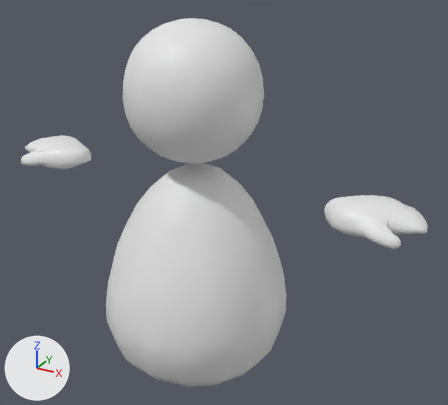
Before and after pictures for a commit that changed the FBX model vrtest1/Assets/Mesh/arbeit_rig.fbx.
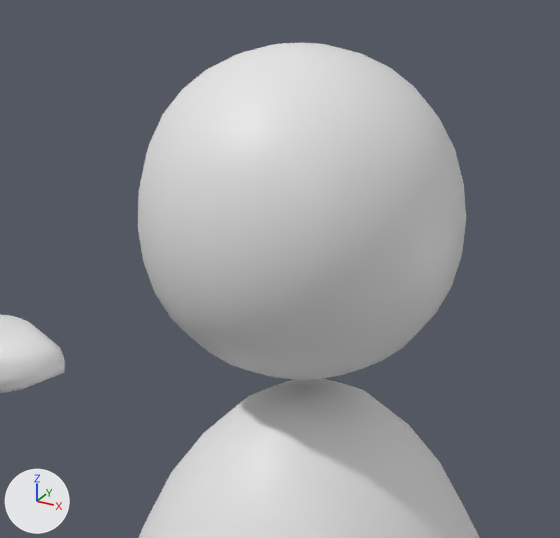
There are two pictures of each version: one whole from a 50 mm lens placed at (1.327, -2.151, 1.977), pointed at (0.103, 0.075, 0.865), one close up on the part from 14% to 68% of the width and 0% to 57% of the height. Arrows for +X, +Y and +Z are at lower left; the lights stay in place. Materials are left out; every surface is plain grey. Where no turn or scale is listed for an object, it has been applied to the vertices.

Objects in the first close-up: 'body', 'handR', 'head'.
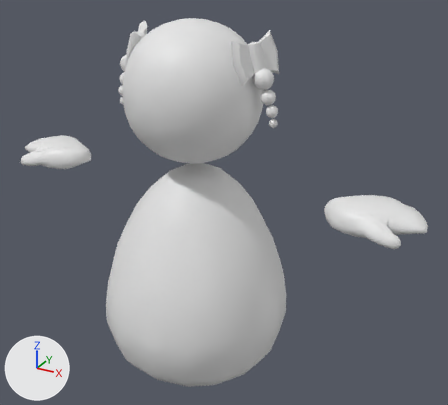
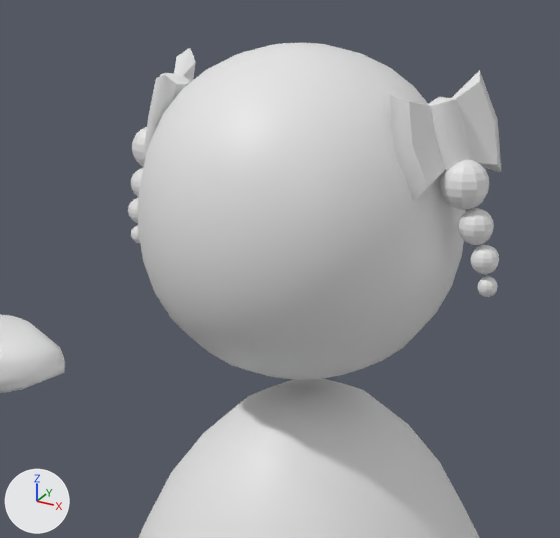
Where the newer file only moved an object's origin or applied its transform, the numbers keep the older frame.

Location of each change, (x1, y1, x2, y2) in pixels of the close-ups (560 x 538 px):
'pCylinder1', added
    after: (390, 70, 502, 201)
'pSphere9', added
    after: (440, 160, 489, 210)
'pCylinder2', added
    after: (144, 48, 196, 158)
'pSphere10', added
    after: (458, 208, 494, 245)
'pSphere11', added
    after: (471, 245, 499, 274)
'pSphere13', added
    after: (132, 127, 147, 167)
'pSphere12', added
    after: (478, 276, 498, 297)
'pSphere14', added
    after: (131, 168, 143, 196)
'pSphere15', added
    after: (128, 198, 138, 223)
'pSphere16', added
    after: (131, 225, 140, 243)

Patch to the scene script:
```diff
--- a/vrtest1/Assets/Mesh/arbeit_rig.fbx.py
+++ b/vrtest1/Assets/Mesh/arbeit_rig.fbx.py
@@ me_mesh_003_1 @@
+me_mesh_003_1.from_pydata(...)  # a UV sphere (10 segments, 10 rings, poles along z) spanning x 0.3084..0.3689, y -0.0288..0.0288, z 1.3549..1.4154
@@ me_mesh_1 @@
+me_mesh_1.from_pydata(...)  # 78 vertices, 96 faces; spans x 0.216..0.343, y -0.1..0.11, z 1.437..1.624
@@ me_mesh_004 @@
+me_mesh_004.from_pydata(...)  # a UV sphere (10 segments, 10 rings, poles along z) spanning x 0.3324..0.3813, y -0.0232..0.0232, z 1.3075..1.3563
@@ me_mesh_008 @@
+me_mesh_008.from_pydata(...)  # a UV sphere (10 segments, 10 rings, poles along z) spanning x -0.3813..-0.3324, y -0.0232..0.0232, z 1.3075..1.3563
@@ me_mesh_007 @@
+me_mesh_007.from_pydata(...)  # a UV sphere (10 segments, 10 rings, poles along z) spanning x -0.3689..-0.3084, y -0.0288..0.0288, z 1.3549..1.4154
@@ me_mesh_001_1 @@
+me_mesh_001_1.from_pydata(...)  # 78 vertices, 96 faces; spans x -0.343..-0.216, y -0.1..0.11, z 1.437..1.624
@@ me_mesh_002_1 @@
+me_mesh_002_1.from_pydata(...)  # a UV sphere (10 segments, 10 rings, poles along z) spanning x 0.2753..0.3577, y -0.0392..0.0392, z 1.412..1.4944
@@ me_mesh_009 @@
+me_mesh_009.from_pydata(...)  # a UV sphere (10 segments, 10 rings, poles along z) spanning x -0.3805..-0.3461, y -0.0164..0.0164, z 1.2685..1.3029
@@ me_mesh_006 @@
+me_mesh_006.from_pydata(...)  # a UV sphere (10 segments, 10 rings, poles along z) spanning x -0.3577..-0.2753, y -0.0392..0.0392, z 1.412..1.4944
@@ me_mesh_005 @@
+me_mesh_005.from_pydata(...)  # a UV sphere (10 segments, 10 rings, poles along z) spanning x 0.3461..0.3805, y -0.0164..0.0164, z 1.2685..1.3029
@@ ob_psphere10 @@
+ob_psphere10 = bpy.data.objects.new('pSphere10', me_mesh_003_1)
+ob_psphere10.location = (0.0, 0.0, 0.0)
@@ ob_pcylinder1 @@
+ob_pcylinder1 = bpy.data.objects.new('pCylinder1', me_mesh_1)
+ob_pcylinder1.location = (0.0, 0.0, 0.0)
@@ ob_psphere11 @@
+ob_psphere11 = bpy.data.objects.new('pSphere11', me_mesh_004)
+ob_psphere11.location = (0.0, 0.0, 0.0)
@@ ob_psphere15 @@
+ob_psphere15 = bpy.data.objects.new('pSphere15', me_mesh_008)
+ob_psphere15.location = (0.0, 0.0, 0.0)
@@ ob_psphere14 @@
+ob_psphere14 = bpy.data.objects.new('pSphere14', me_mesh_007)
+ob_psphere14.location = (0.0, 0.0, 0.0)
@@ ob_pcylinder2 @@
+ob_pcylinder2 = bpy.data.objects.new('pCylinder2', me_mesh_001_1)
+ob_pcylinder2.location = (0.0, 0.0, 0.0)
@@ ob_psphere9 @@
+ob_psphere9 = bpy.data.objects.new('pSphere9', me_mesh_002_1)
+ob_psphere9.location = (0.0, 0.0, 0.0)
@@ ob_psphere16 @@
+ob_psphere16 = bpy.data.objects.new('pSphere16', me_mesh_009)
+ob_psphere16.location = (0.0, 0.0, 0.0)
@@ ob_psphere13 @@
+ob_psphere13 = bpy.data.objects.new('pSphere13', me_mesh_006)
+ob_psphere13.location = (0.0, 0.0, 0.0)
@@ ob_psphere12 @@
+ob_psphere12 = bpy.data.objects.new('pSphere12', me_mesh_005)
+ob_psphere12.location = (0.0, 0.0, 0.0)
```
